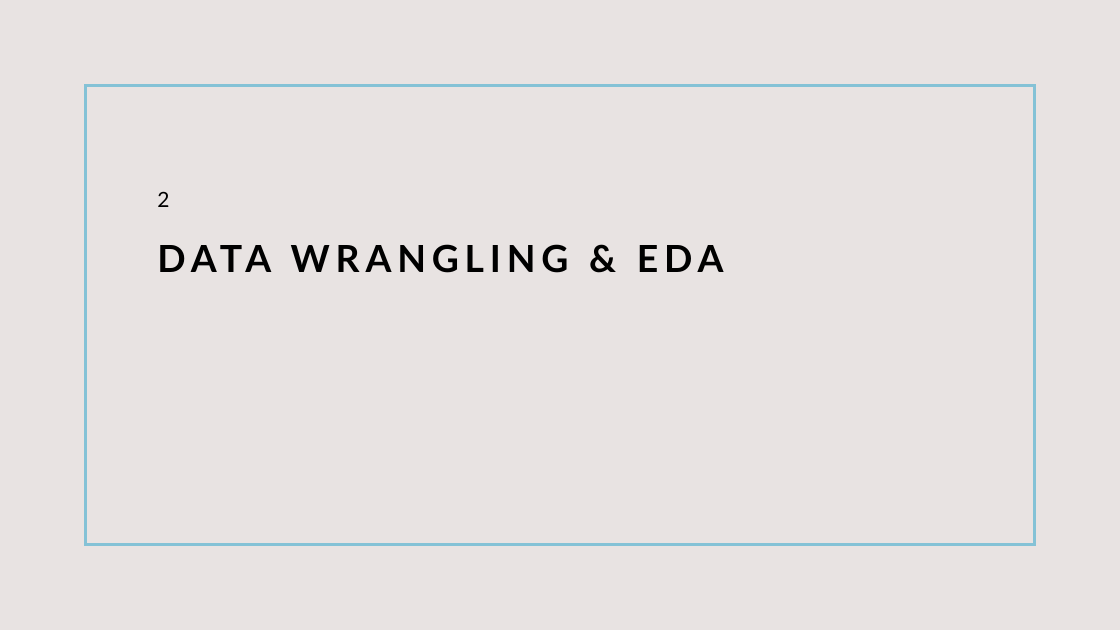
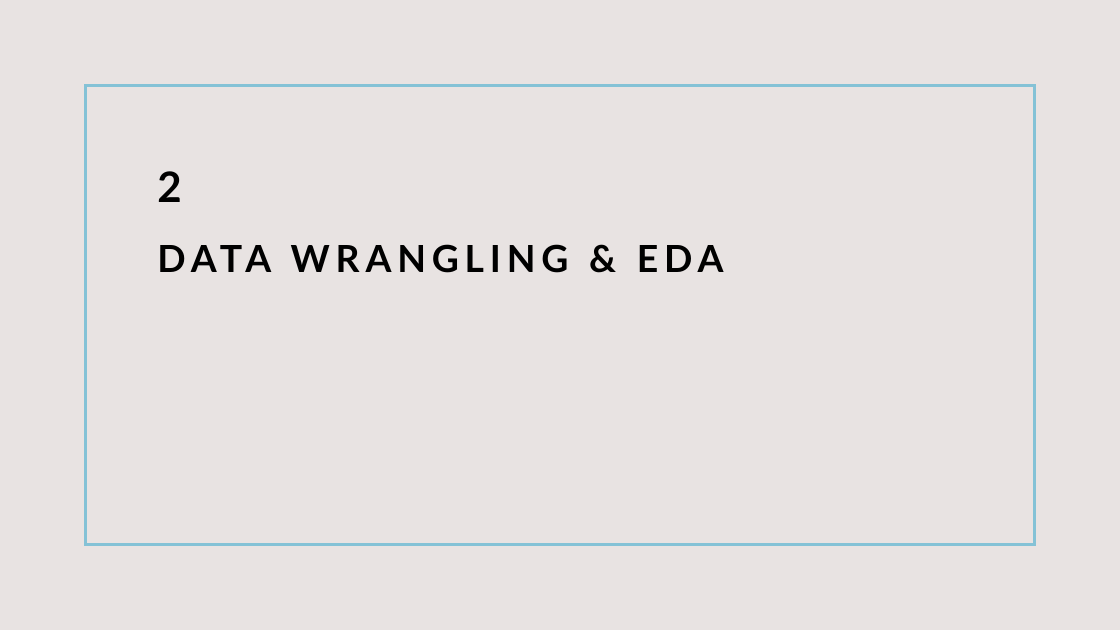
Before and after one commit to AfnanAbdullahi/Capstone_2_Fraud_Detection, a slide deck: slide 4 of Capstone_2_SlideDeck.pptx (slide 5 before the commit). Drawn at 1120x630 pixels with LibreOffice and Linux fonts; fonts in the diff are those of the drawing. Boxes give left, top, right and bottom in pixels: in the first picture for what was removed or moved away, otherwise in the second. Text is boxed around its words. In the diff, an @@ line names an element or a change of style, - is before the commit and + after.

```diff
--- a/Capstone_2_SlideDeck.pptx
+++ b/Capstone_2_SlideDeck.pptx
@@ text "2" at (157,171,181,202): size 18 to 36 pt, bold on @@
```
Also in this commit, not shown: 7 other slides changed, 3 slides added, 12 slides removed.
